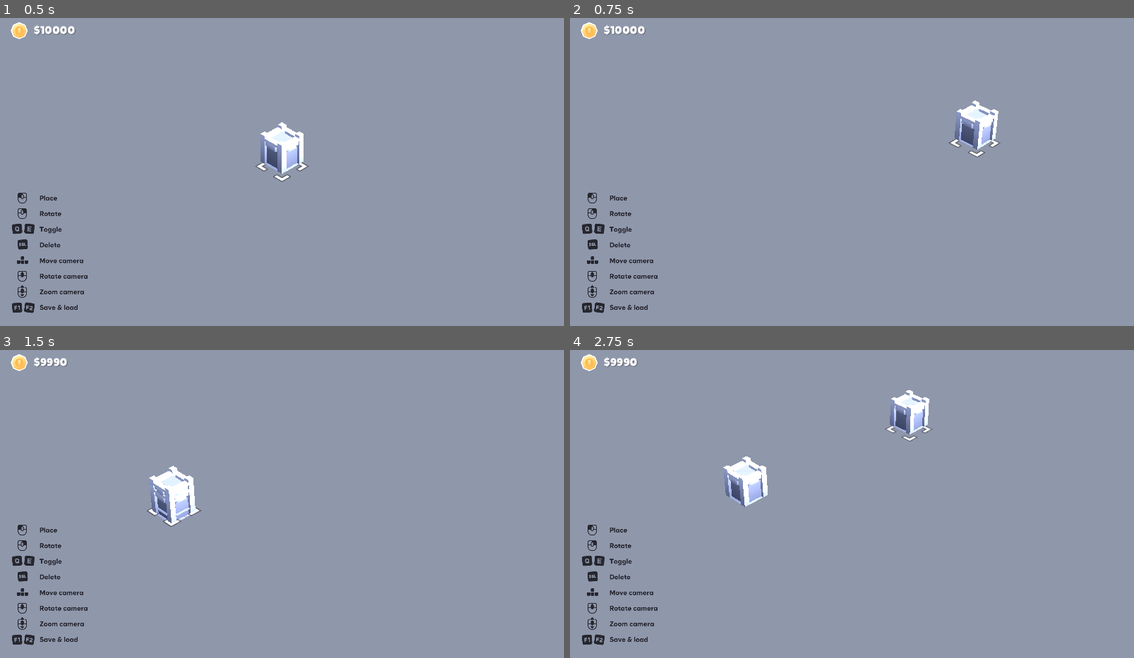
Above: before the commit, frames 1-4 (two rows, left to right).
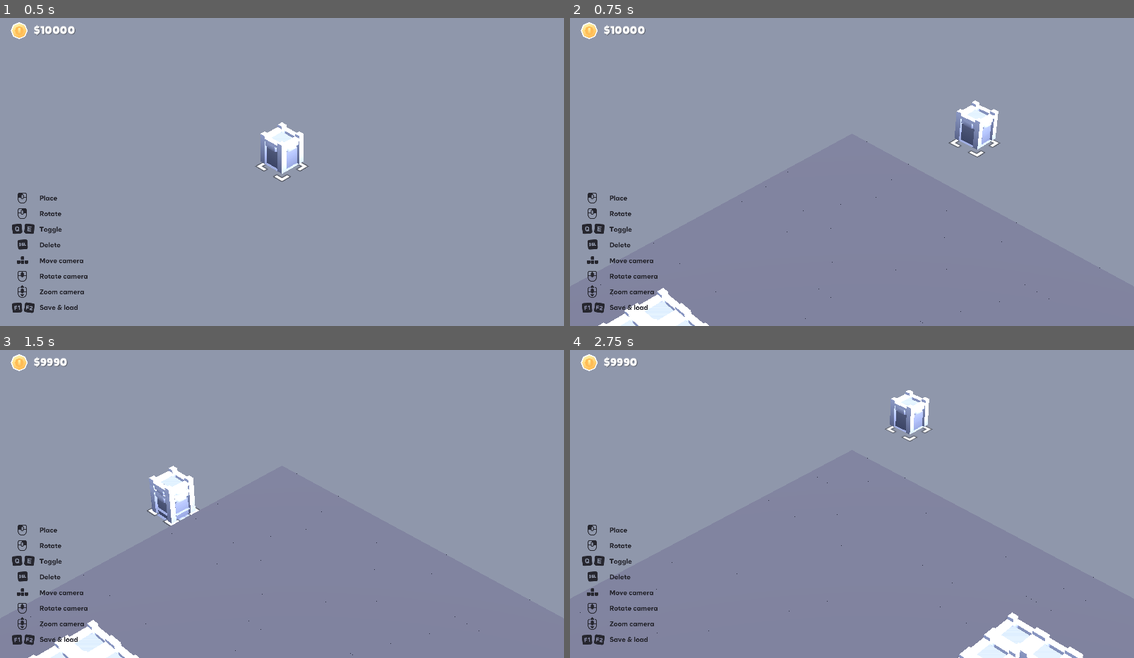
Above: after the commit, the same moments.

Repository: ufjf-gamelab/pcglab3d
Game: Godot game, scene res://scenes/main.tscn
The game is run twice, just before and just after one commit, with the same random seed, the same clock (stepped at 60 frames per second) and the same inputs.
Inputs (mouse positions are in pixels of both pictures, inside the frame that each line leads up to):
- Up to frame 1 (0.5 s): no input
- Up to frame 2 (0.75 s): tap Enter at 0.5 s; move the mouse to (976, 150) at 0.52 s; hold G (generate_dungeon, bound only after the commit) from 0.53 s (still down)
- Up to frame 3 (1.5 s): tap Space at 1.25 s; move the mouse to (169, 516) at 1.27 s; release G (generate_dungeon, bound only after the commit) at 1.28 s; click (169, 516) at 1.35 s
- Up to frame 4 (2.75 s): tap G (generate_dungeon, bound only after the commit) at 1.55 s; tap Enter at 2 s; move the mouse to (908, 430) at 2.02 s; hold G (generate_dungeon, bound only after the commit) from 2.03 s (still down); tap S (camera_back) at 2.1 s

Frame 1 is identical in both runs. In frame 2, 1.1% of the frame differs, in the area x 5-94%, y 40-100%; in frame 3, 1.1%; in frame 4, 2.3%, in the area x 1-93%, y 34-100%.

Commit message:
feat: adiciona geracao de salas retangulares

Diff:
--- a/project.godot
+++ b/project.godot
@@ -21,6 +21,7 @@
 [autoload]
 
 Audio="*res://scripts/audio.gd"
+Gen="*res://scripts/dungeon_generator.gd"
 
 [editor]
 
@@ -108,6 +109,11 @@
 "events": [Object(InputEventMouseButton,"resource_local_to_scene":false,"resource_name":"","device":-1,"window_id":0,"a …(253 unchanged characters)…
 ]
 }
+generate_dungeon={
+"deadzone": 0.2,
+"events": [Object(InputEventKey,"resource_local_to_scene":false,"resource_name":"","device":-1,"window_id":0,"alt_pressed":false,"shift_pressed":false,"ctrl_pressed":false,"meta_pressed":false,"pressed":false,"keycode":0,"physical_keycode":71,"key_label":0,"unicode":103,"location":0,"echo":false,"script":null)
+]
+}
 
 [rendering]
 
--- /dev/null
+++ b/scenes/main.gd
@@ -0,0 +1,8 @@
+extends Node3D
+
+@onready var my_grid_map = $GridMap
+
+# Captura evento de geração da dungeon e chama Autoload Gen
+func _unhandled_input(event):
+	if event.is_action_pressed("generate_dungeon"):
+		Gen.generate_dungeon(my_grid_map)
--- a/scenes/main.tscn
+++ b/scenes/main.tscn
@@ -1,6 +1,7 @@
-[gd_scene load_steps=22 format=3 uid="uid://vgwrcfy1qawf"]
+[gd_scene load_steps=23 format=3 uid="uid://vgwrcfy1qawf"]
 
 [ext_resource type="Script" uid="uid://76g8ejmdibal" path="res://scripts/builder.gd" id="1_jybm7"]
+[ext_resource type="Script" uid="uid://jatc8o6cw38x" path="res://scenes/main.gd" id="1_yc10j"]
 [ext_resource type="Environment" uid="uid://jbptgqvstei3" path="res://scenes/main-environment.tres" id="1_yndf3"]
 [ext_resource type="Script" uid="uid://b4i7dfy6u3e8w" path="res://scripts/structure.gd" id="2_eb6dy"]
 [ext_resource type="Resource" uid="uid://dkj23sxu68lq2" path="res://dungeon/structures/wall.tres" id="3_dp3eg"]
@@ -27,10 +28,11 @@
 shadow_color = Color(0, 0, 0, 0.392157)
 
 [node name="Main" type="Node3D"]
+script = ExtResource("1_yc10j")
 
 [node name="Builder" type="Node3D" parent="." node_paths=PackedStringArray("selector", "selector_container", "view_camera", "gridmap", "cash_display")]
 script = ExtResource("1_jybm7")
-structures = Array[ExtResource("2_eb6dy")]([ExtResource("3_dp3eg"), ExtResource("4_0ld40"), ExtResource("3_trceg"), ExtResource("4_a8y0u"), ExtResource("5_jkv2x"), ExtResource("6_a8y0u"), ExtResource("7_jkv2x"), ExtResource("10_gqmmt"), ExtResource("11_yc10j"), ExtResource("12_gqmmt"), ExtResource("13_yc10j")])
+structures = Array[ExtResource("2_eb6dy")]([ExtResource("3_dp3eg"), ExtResource("4_0ld40"), ExtResource("12_gqmmt"), ExtResource("3_trceg"), ExtResource("4_a8y0u"), ExtResource("5_jkv2x"), ExtResource("6_a8y0u"), ExtResource("7_jkv2x"), ExtResource("10_gqmmt"), ExtResource("11_yc10j"), ExtResource("13_yc10j")])
 selector = NodePath("Selector")
 selector_container = NodePath("Selector/Container")
 view_camera = NodePath("../View/Camera")
--- /dev/null
+++ b/scripts/dungeon_generator.gd
@@ -0,0 +1,78 @@
+extends Node
+
+# IDs Array de Structures
+const WALL_ID = 0
+const SOLID_ID = 1
+const FLOOR_ID = 2
+
+# Gera N salas da dungeon
+func generate_dungeon(target_grid_map: GridMap, map_size: int = 40, room_count: int = 5):
+	print("Gerando Dungeon...")
+
+	# Limpa todo o GridMap
+	target_grid_map.clear()
+
+	# Preenche o mapa todo com paredes de solo
+	fill_map_with_soil_wall(target_grid_map, map_size)
+
+	# Lista para guardar o retângulo das salas inseridas
+	var existing_rooms: Array[Rect2i] = []
+
+	var rooms_created = 0
+	var attempts = 0
+	var max_attempts = 100
+
+	# Tenta criar as N salas
+	while rooms_created < room_count and attempts < max_attempts:
+		var w = randi_range(6, 12)
+		var h = randi_range(6, 12)
+		var x = randi_range(2, map_size - w - 2)
+		var y = randi_range(2, map_size - h - 2)
+
+		var new_room_rect = Rect2i(x, y, w, h)
+
+		#  Verifica 'colisão' entre salas
+		var has_collision = false
+		for other_room in existing_rooms:
+			# Verifica se as salas têm pelo menos uma parede de solo entre si
+			if new_room_rect.grow(1).intersects(other_room):
+				has_collision = true
+				break
+
+		if has_collision:
+			attempts += 1
+			continue
+
+		# Cria a sala
+		create_room(target_grid_map, new_room_rect)
+
+		# Adiciona sala no Array de salas existentes
+		existing_rooms.append(new_room_rect)
+		rooms_created += 1
+
+	if rooms_created < room_count:
+		print("Aviso: ", rooms_created, " salas foram criadas em ", max_attempts, " tentativas.")
+	else:
+		print("Todas as ", room_count, " foram criadas.")
+
+# Preenche o mapa com paredes de solo
+func fill_map_with_soil_wall(grid: GridMap, size: int):
+	for x in range(size):
+		for z in range(size):
+			grid.set_cell_item(Vector3i(x, 0, z), SOLID_ID)
+
+# Cria sala no GridMap
+func create_room(grid: GridMap, rect: Rect2i):
+	for x in range(rect.position.x, rect.end.x):
+		for z in range(rect.position.y, rect.end.y):
+			var pos = Vector3i(x, 0, z)
+
+			var is_left = (x == rect.position.x)
+			var is_right = (x == rect.end.x - 1)
+			var is_top = (z == rect.position.y)
+			var is_bottom = (z == rect.end.y - 1)
+
+			if is_left or is_right or is_top or is_bottom:
+				grid.set_cell_item(pos, WALL_ID)
+			else:
+				grid.set_cell_item(pos, FLOOR_ID)
Not shown, added: scenes/main.gd.uid
Not shown, added: scripts/dungeon_generator.gd.uid
